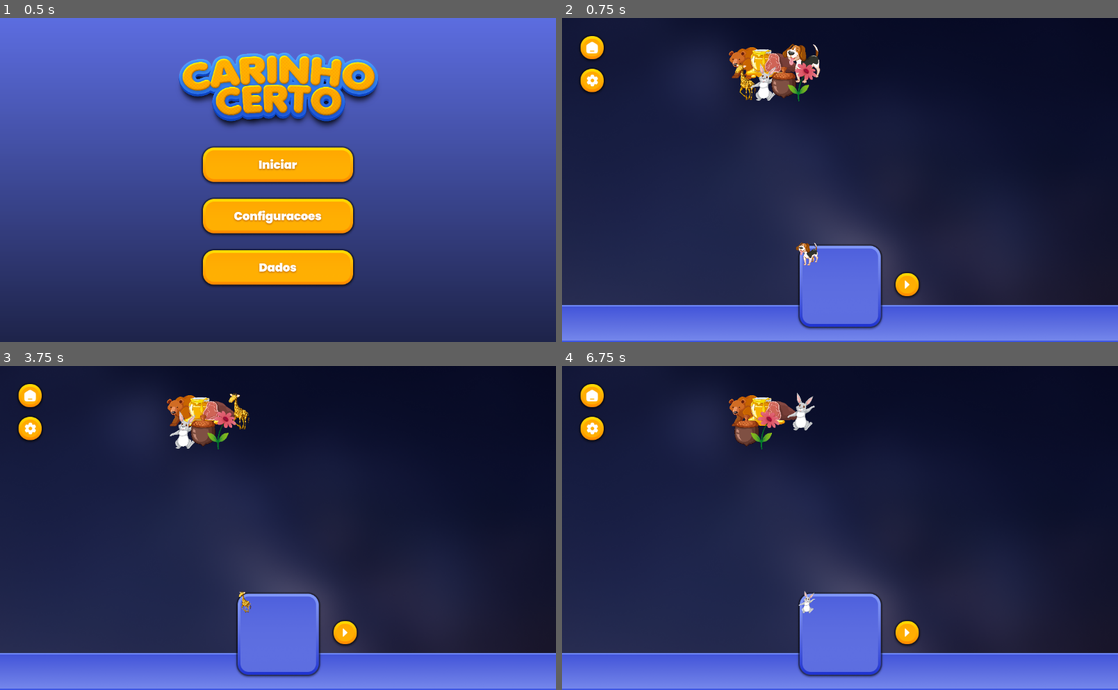
Above: before the commit, frames 1-4 (two rows, left to right).
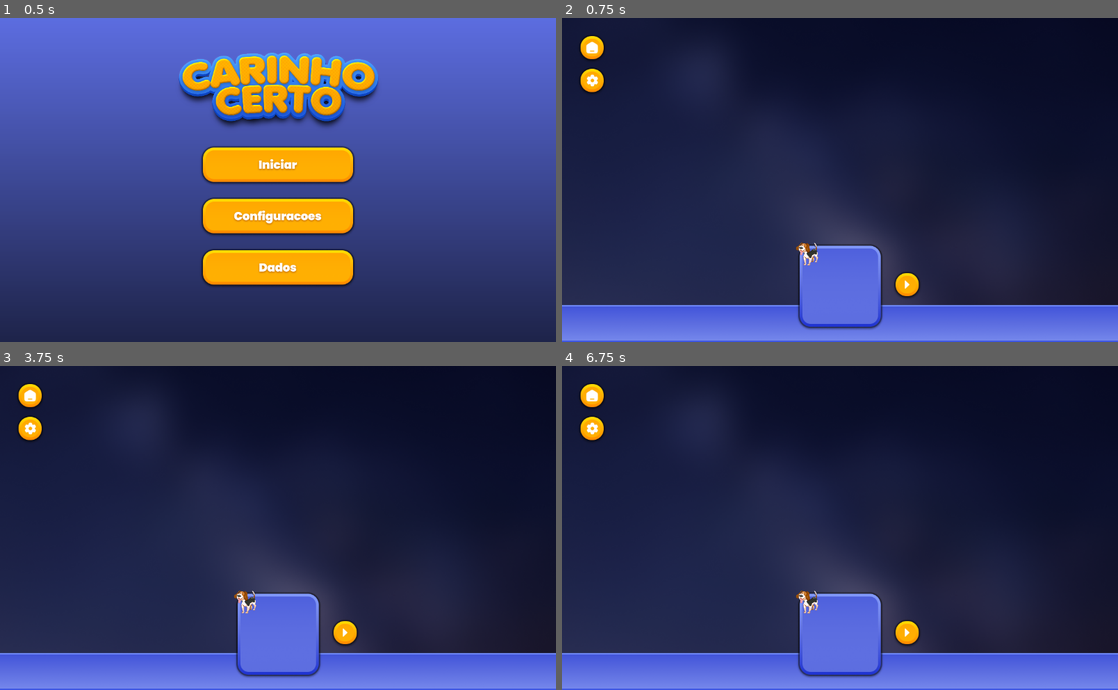
Above: after the commit, the same moments.

Repository: Tapa-Certo/TapaCerto
Game: Godot game, scene res://scenes/main.tscn
Same seed, same stepped clock (60 frames per second), same inputs: the game is played once before the commit and once after it.
Inputs (mouse positions are in pixels of both pictures, inside the frame that each line leads up to):
- Up to frame 1 (0.5 s): no input
- Up to frame 2 (0.75 s): click (840, 167) at 0.5 s
- Up to frame 3 (3.75 s): click (166, 395) at 1.27 s; click (189, 395) at 2.02 s; click (205, 395) at 2.77 s; click (222, 395) at 3.52 s
- Up to frame 4 (6.75 s): click (728, 395) at 4.27 s; click (751, 395) at 5.02 s; click (767, 395) at 5.77 s; click (784, 395) at 6.52 s

Frame 1 is identical in both runs. In frame 2, 1.9% of the frame differs, in the area x 30-47%, y 7-26%; in frame 3, 1.7%; in frame 4, 1.6%.
Error after the commit: Invalid access to property or key 'item_size' on a base object of type 'Node (globals.gd)'. (res://scripts/grid_manager.gd:50)

Commit message:
display buttons without depending on trimmed dict

Diff:
--- a/scripts/game_manager.gd
+++ b/scripts/game_manager.gd
@@ -105,6 +105,7 @@
 var current_item_value: String
 var current_item_key: String
 var current_item: Array
+var matched_items: Array = []
 var logger = load("res://scripts/data_collector/logger.gd").get_instance()
 
 var trimmed_dict: Dictionary
@@ -117,10 +118,12 @@
 	reset_game()
 
 func reset_game() -> void:
+	matched_items = []
 	trimmed_dict = trim_list()
+	$GridManager.setup_grid(trimmed_dict.values())
 	select_current_item()
 	display_item()
-	display_buttons()
+	#display_buttons()
 
 func trim_list() -> Dictionary:
 	if Globals.game_mode 	== "Parear":
@@ -131,45 +134,59 @@
 	return {}
 
 func select_current_item() -> void:
-	current_item = get_random_item()
-	current_item_key = current_item[0]
-	current_item_value = current_item[1]
+	var attempts = 0
+	var max_attempts = trimmed_dict.size() * 2
+
+	while attempts < max_attempts:
+		current_item = get_random_item()
+		current_item_key = current_item[0]
+		current_item_value = current_item[1]
+		if not matched_items.has(current_item_key):
+			return
+		attempts += 1
+	reset_game()
 
 func display_item() -> void:
 	item.set_item_image(current_item_key)
 	item.position = Vector2(0,0)
 
-func display_buttons():
+"""func display_buttons():
 	if Globals.game_mode 	== "Parear":
 		$GridManager.setup_grid(trimmed_dict.values(), current_item_value)
 	elif Globals.game_mode 	== "Associar":
-		$GridManager.setup_grid(trimmed_dict.values(), current_item_value)
+		$GridManager.setup_grid(trimmed_dict.values(), current_item_value)"""
 
 func check_selection(selected_item: String) -> bool:
 	var is_correct: bool = false
 	if Globals.game_mode == "Parear":
 		is_correct = fruit_to_animal[current_item_key] == selected_item
 		if is_correct:
+			#TEM QUE MUDAR ISSO AQUI PARA NAO APAGAR DA LISTA
 			trimmed_dict.erase(current_item_key)
 			if is_dict_empty():
 				reset_game()
 			else:
 				select_current_item()
 				display_item()
-				display_buttons()
+				#display_buttons()
 			logger.log_correct_answer(selected_item)
 	elif Globals.game_mode == "Associar":
 		is_correct = item_to_item[current_item_value] == selected_item
 		if is_correct:
-			trimmed_dict.erase(current_item_key)
-			if is_dict_empty():
+			matched_items.append(current_item_value)
+			$GridManager.disable_button(selected_item)
+			logger.log_correct_answer(selected_item)
+			if all_items_matched():
 				reset_game()
 			else:
 				select_current_item()
 				display_item()
-				display_buttons()
+				#display_buttons()
 			logger.log_correct_answer(selected_item)
 	return is_correct
+
+func all_items_matched() -> bool:
+	return matched_items.size() >= trimmed_dict.size()
 
 func trim_items_list(itens_dict: Dictionary) -> Dictionary:
 	var keys_list = itens_dict.keys()
@@ -194,7 +211,6 @@
 func _exit_tree():
 	logger.save_logs()
 
-
 #func set_fruit_image(fruit: String) -> void:
 	#$Fruit.set_fruit_image(current_fruit)
 #func set_animal_image(animals_values_array: Array, current_animal: String) -> void:
--- a/scripts/grid_manager.gd
+++ b/scripts/grid_manager.gd
@@ -3,16 +3,14 @@
 func _ready():
 	columns = Globals.current_columns
 
-
-
-func setup_grid(items_array: Array, correct_item: String) -> void:
+"""func setup_grid(items_array: Array, correct_item: String) -> void:
 	clear_grid()
 	if Globals.shuffle_grid: items_array = shuffle_items_array(items_array)
 
 	for item in items_array:
 		var button = TextureButton.new()
 		button.texture_normal = load("res://assets/Quadrado Display.png")
-		button.custom_minimum_size = Vector2(25, 25)
+		button.custom_minimum_size = Vector2(45, 45)
 		button.name = item
 		button.pressed.connect(_on_item_selected.bind(item))
 
@@ -29,21 +27,53 @@
 		item_texture.anchor_bottom = 0.25
 
 		button.add_child(item_texture)
-		add_child(button)
+		add_child(button)"""
+
+func setup_grid(items_array: Array) -> void:
+	clear_grid()
+	if get_child_count() == 0:
+		if Globals.shuffle_grid:
+			items_array = shuffle_items_array(items_array)
+
+		for item in items_array:
+			var button = TextureButton.new()
+			button.texture_normal = load("res://assets/UI/Quadrado Display.png")
+			button.custom_minimum_size = Vector2(45, 45)
+			button.name = item
+			button.pressed.connect(_on_item_selected.bind(item))
+
+			var item_texture = TextureRect.new()
+			item_texture.texture = load("res://assets/images/%s.png" % item)
+
+			item_texture.expand_mode = TextureRect.EXPAND_IGNORE_SIZE
+			item_texture.stretch_mode = TextureRect.STRETCH_KEEP_ASPECT_CENTERED
+			item_texture.custom_minimum_size = Globals.item_size
+
+			item_texture.anchor_left = 0.25
+			item_texture.anchor_right = 0.25
+			item_texture.anchor_top = 0.25
+			item_texture.anchor_bottom = 0.25
+
+			button.add_child(item_texture)
+			add_child(button)
+
+func disable_button(item_name: String) -> void:
+	for button in get_children():
+		if button.name == item_name:
+			var item_texture = button.get_child(0)
+			item_texture.modulate = Globals.items_oppacity
+			button.disabled = true
+			break
 
 func _on_item_selected(selected_item: String) -> void:
-	if get_parent().check_selection(selected_item):
-		hide_cell(selected_item)
+	get_parent().check_selection(selected_item)
 
 func clear_grid() -> void:
-	var children_to_remove = []
 	for child in get_children():
-		children_to_remove.append(child)
-
-	for child in children_to_remove:
+		remove_child(child)
 		child.queue_free()
 
-	await get_tree().process_frame
+	get_children().clear()
 
 func hide_cell(cell_name: String) -> void:
 	for child in get_children():
